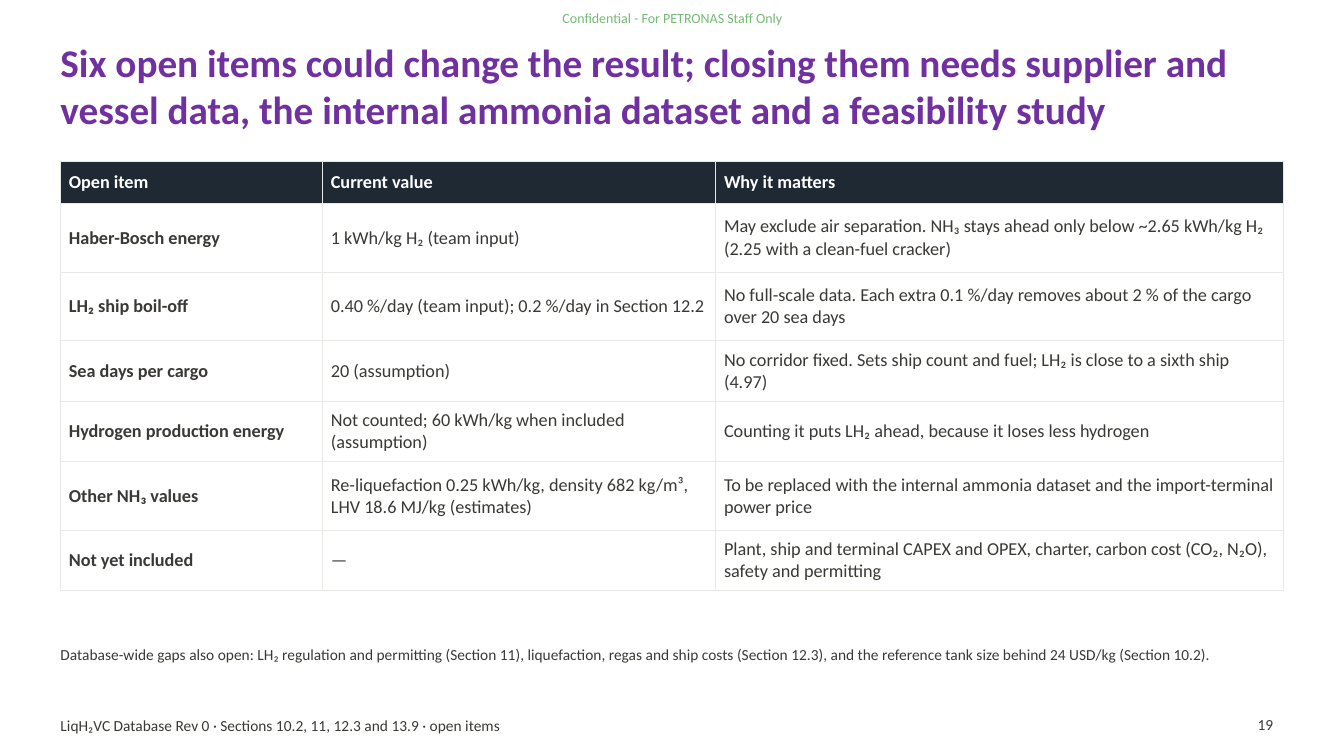
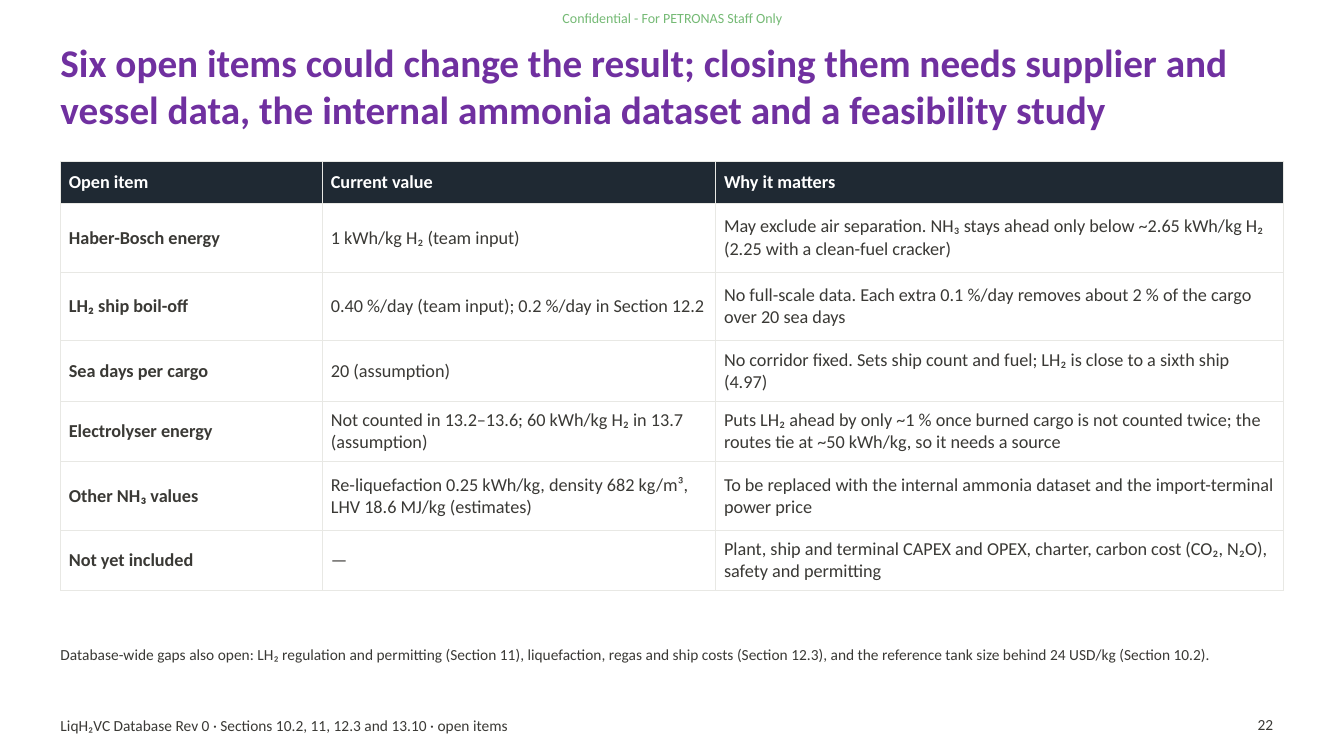
Before and after one commit to ungkumuhammad/Gentari-LH2, a slide deck: slide 22 of docs/reports/lh2-database-syndication-rev0.pptx (slide 19 before the commit). Drawn at 1344x756 pixels with LibreOffice and Linux fonts; fonts in the diff are those of the drawing. Boxes give left, top, right and bottom in pixels: in the first picture for what was removed or moved away, otherwise in the second. Text is boxed around its words. In the diff, an @@ line names an element or a change of style, - is before the commit and + after.

```diff
--- a/docs/reports/lh2-database-syndication-rev0.pptx
+++ b/docs/reports/lh2-database-syndication-rev0.pptx
@@ table at [60, 161, 1284, 584] @@
-row 5: Hydrogen production energy | Not counted; 60 kWh/kg when included (assumption) | Counting it puts LH₂ ahead, because it loses less hydrogen
+row 5: Electrolyser energy | Not counted in 13.2–13.6; 60 kWh/kg H₂ in 13.7 (assumption) | Puts LH₂ ahead by only ~1 % once burned cargo is not counted twice; the routes tie at ~50 kWh/kg, so it needs a source
@@ text at [60, 720, 508, 734]: text changed @@
-LiqH₂VC Database Rev 0 · Sections 10.2, 11, 12.3 and 13.9 · open items
+LiqH₂VC Database Rev 0 · Sections 10.2, 11, 12.3 and 13.10 · open items
@@ page number at [1258, 720, 1274, 730]: text changed @@
-19
+22
```
Also in this commit, not shown: 3 other slides changed, 3 slides added, 2 other files.
